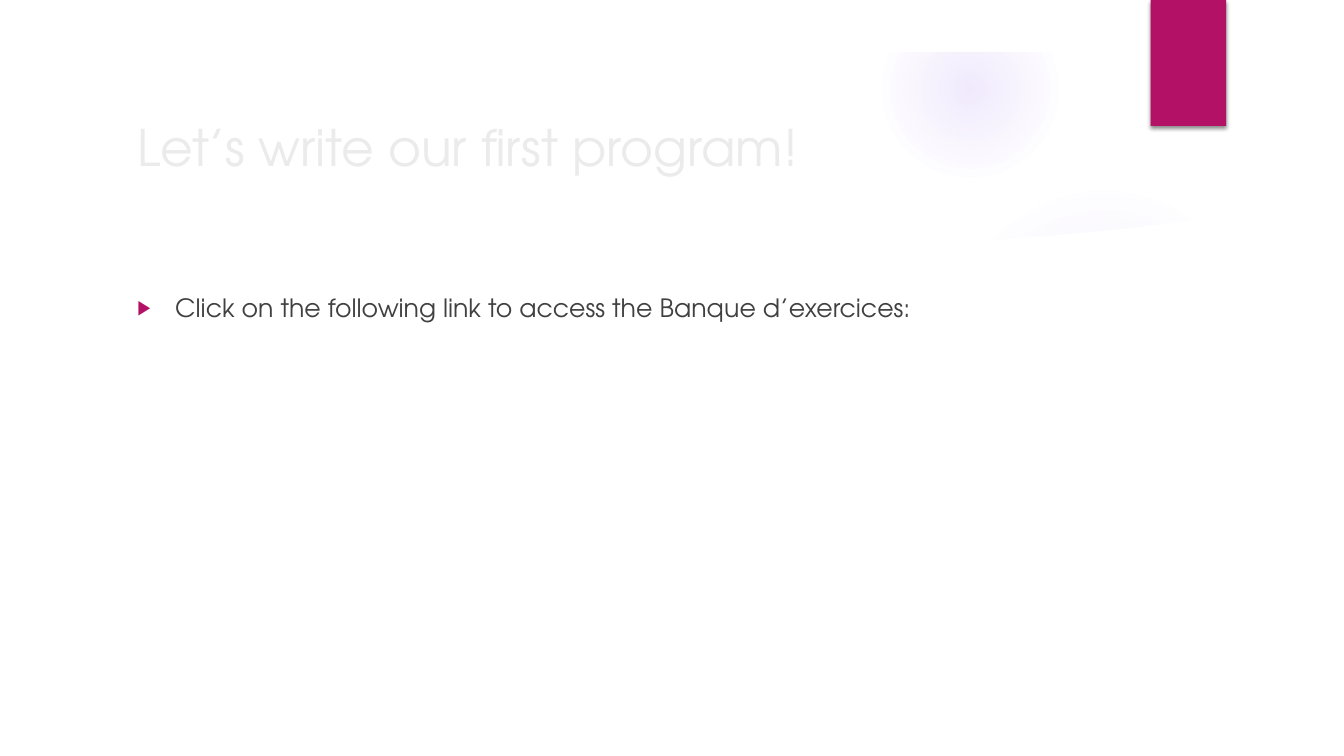
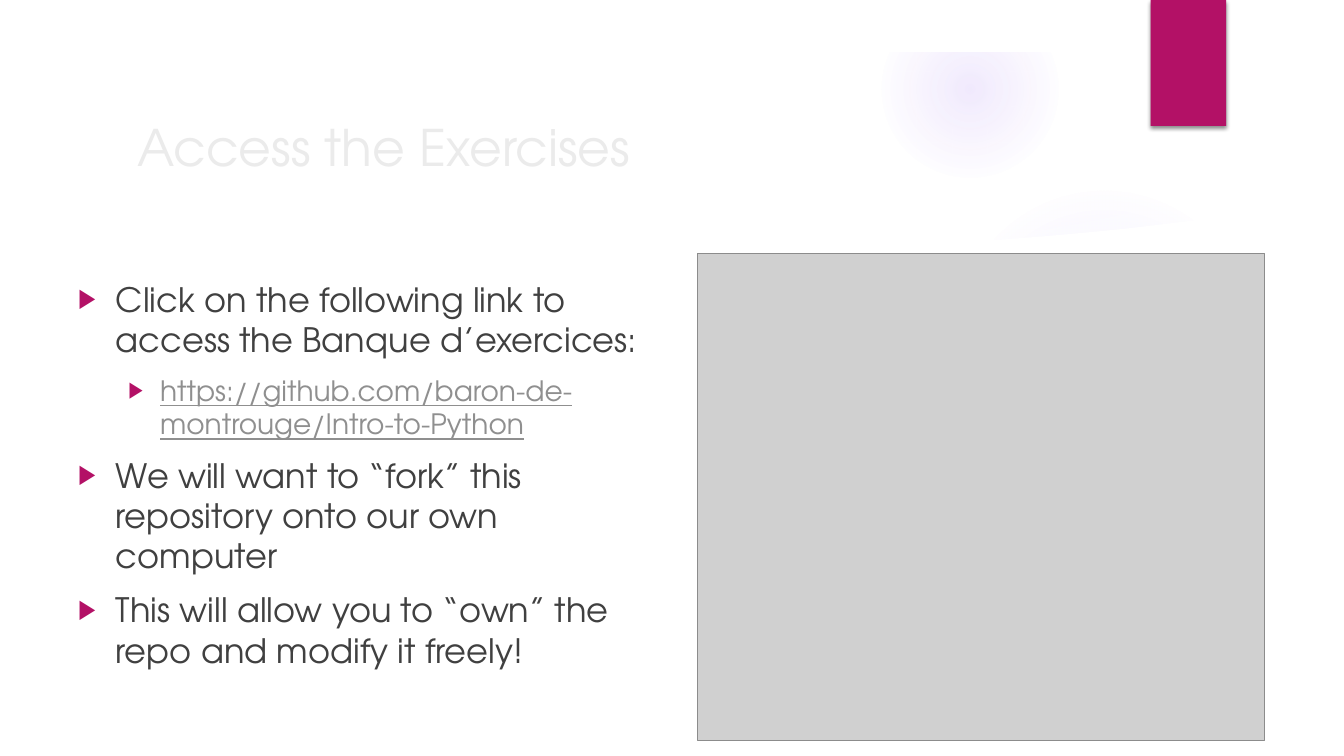
Before and after one commit to jmartineau1993/Intro-to-Python, a slide deck: slide 12 of PPTs/Week1.pptx. Drawn at 1344x756 pixels with LibreOffice and Linux fonts; fonts in the diff are those of the drawing; grey boxes stand for pictures; background and template pictures are left out. Boxes give left, top, right and bottom in pixels: in the first picture for what was removed or moved away, otherwise in the second. Text is boxed around its words. In the diff, an @@ line names an element or a change of style, - is before the commit and + after.

```diff
--- a/PPTs/Week1.pptx
+++ b/PPTs/Week1.pptx
@@ title at (x1=127, y1=107, x2=1093, y2=185): text changed @@
-Let’s write our first program!
+Access the Exercises
@@ picture added at (x1=698, y1=253, x2=1264, y2=741) @@
@@ text "Click on the following link ..." moved from (x1=175, y1=298, x2=911, y2=323) to (x1=116, y1=286, x2=637, y2=670) @@
@@ text at (x1=116, y1=286, x2=637, y2=359): size 18 to 24 pt in "Click on the following link to access ..." @@
@@ text at (x1=116, y1=380, x2=609, y2=670): paragraphs added @@
+  ▶ https://github.com/baron-de-montrouge/Intro-to-Python
+▶ We will want to “fork” this repository onto our own computer
+▶ This will allow you to “own” the repo and modify it freely!
```
Also in this commit, not shown: 10 slides added, 1 other file.
